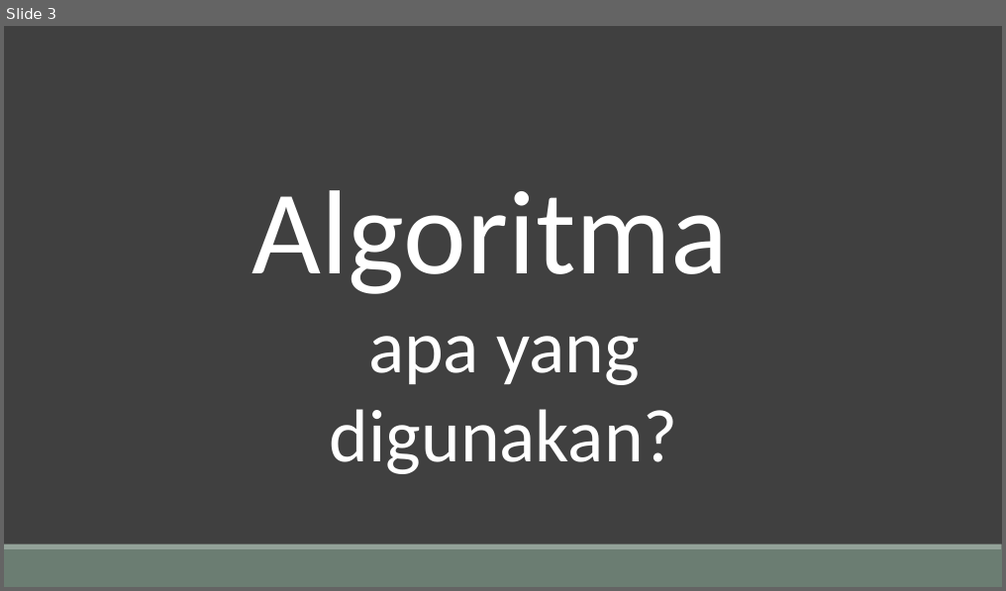
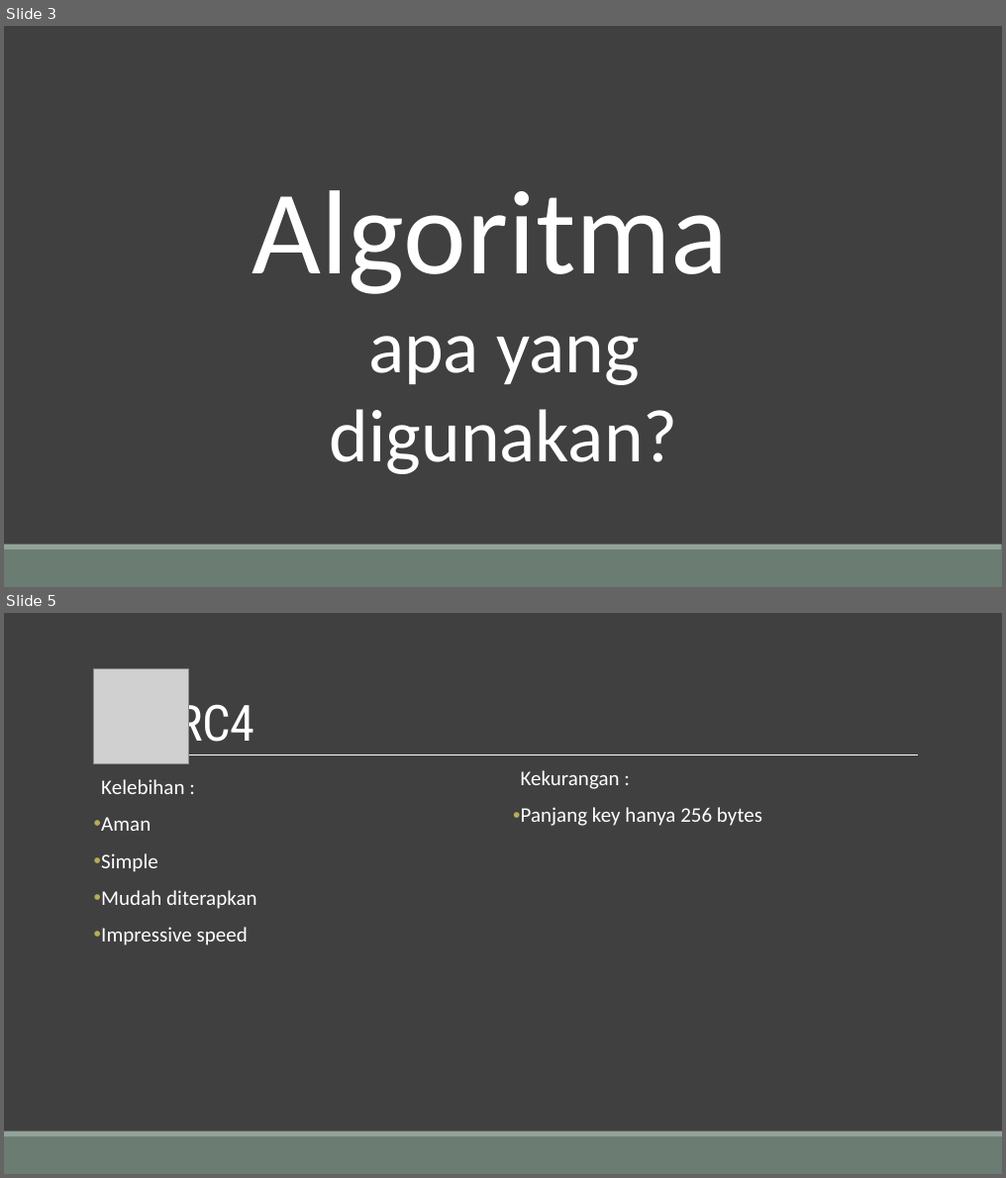
Before and after one commit to Tugas-KIJ/KIJ, a slide deck: docs/algoritma.pptx. Shown one above the other, each under a label of ours: slide 3 before the commit, slides 3 and 5 after it; the slides between them are not shown. The pictures are 1006x591 and 1006x1178 pixels, drawn with LibreOffice and Linux fonts; fonts in the diff are those of the drawing; grey boxes stand for pictures. Boxes give left, top, right and bottom in pixels: in the first picture for what was removed or moved away, otherwise in the second. Text is boxed around its words. In the diff, an @@ line names an element or a change of style, - is before the commit and + after.

```diff
--- a/docs/algoritma.pptx
+++ b/docs/algoritma.pptx
@@ slide 5 added at [4, 613, 1002, 1174], background #404040; not listed: 2 template elements that a slide beside it also shows @@
@@ picture added at [94, 669, 189, 764] @@
@@ title added at [176, 695, 254, 753], 48 pt, text #FFFFFF @@
+RC4
@@ line added from (102, 756) to (918, 756), #FFFFFF 0.5 pt @@
@@ text added at [101, 779, 256, 946], 20 pt, text #FFFFFF @@
+  Kelebihan :
+• Aman
+• Simple
+• Mudah diterapkan
+• Impressive speed
@@ text added at [521, 770, 762, 826], 20 pt, text #FFFFFF @@
+  Kekurangan :
+• Panjang key hanya 256 bytes
```
Also in this commit, not shown: 3 slides changed, 1 slide removed, 1 other file.
